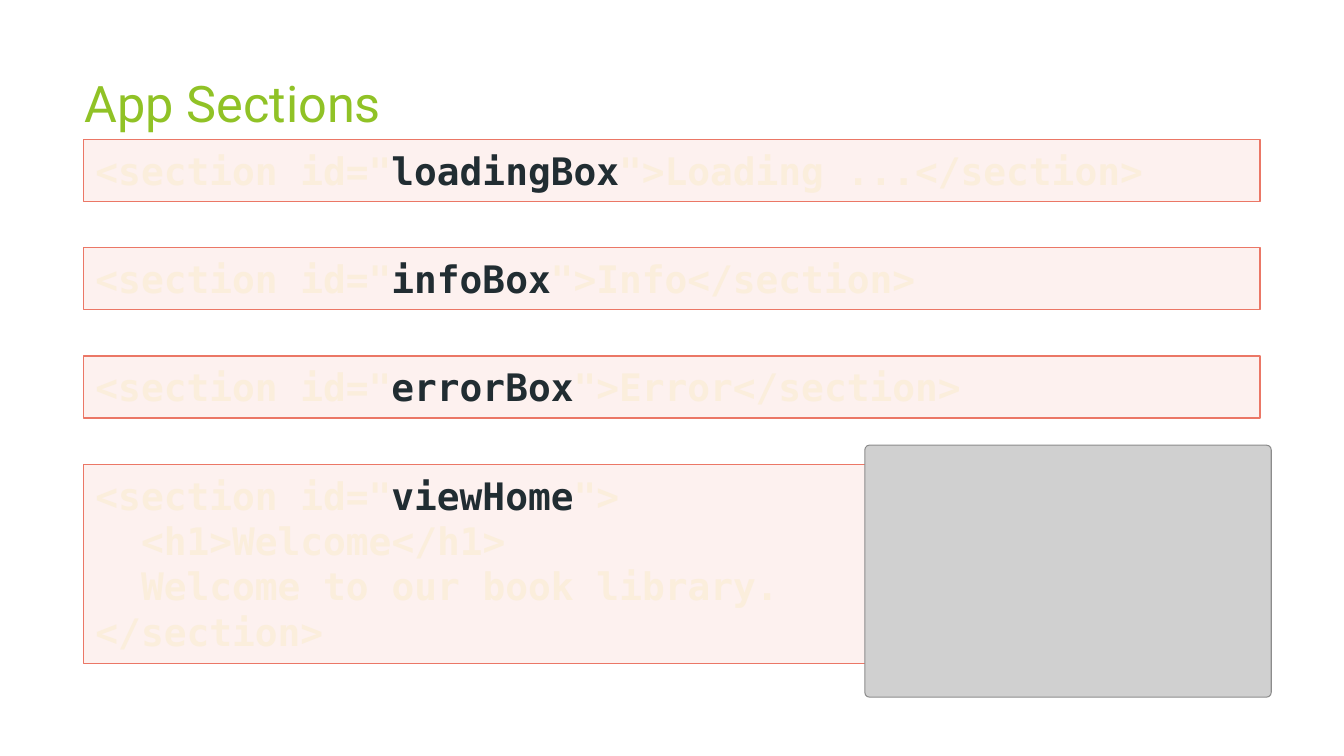
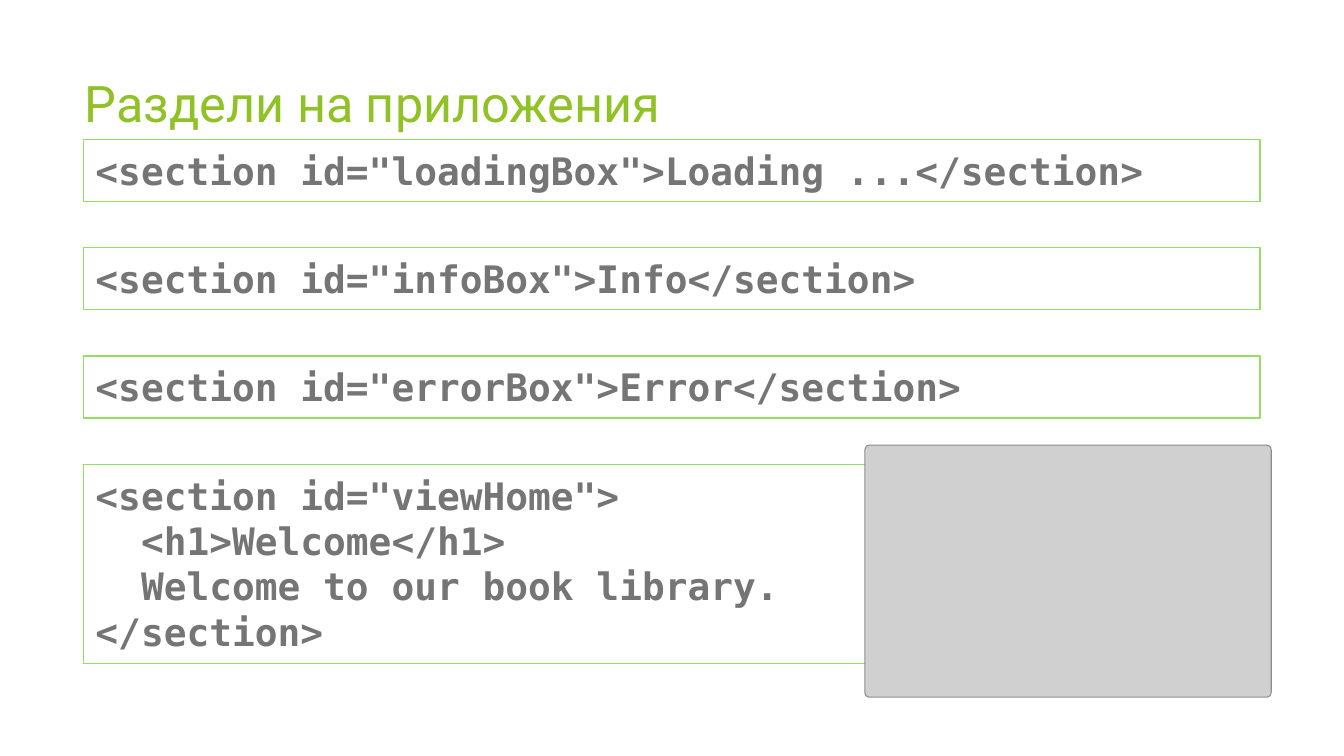
Before and after one commit to profjordanov/hybrid-app-development, a slide deck: slide 27 of 03. Async JS/tasks.pptx. Drawn at 1344x756 pixels with LibreOffice and Linux fonts; fonts in the diff are those of the drawing; grey boxes stand for pictures. Boxes give left, top, right and bottom in pixels: in the first picture for what was removed or moved away, otherwise in the second. Text is boxed around its words. In the diff, an @@ line names an element or a change of style, - is before the commit and + after.

```diff
--- a/03. Async JS/tasks.pptx
+++ b/03. Async JS/tasks.pptx
@@ title at <box>85,86,660,133</box>: text changed @@
-App Sections
+Раздели на приложения
@@ rectangle "<section id="loadingBox">Loading ...</section>" at <box>84,139,1260,201</box>: text colour #FBEEDC to #767676 in "<section id="loadingBox">Loading ...</section>"; text colour #212D32 to #767676 in "id="loadingBox">Loading"; fill #F2A499 at 15% opacity to none; outline #EB7766 1 pt to #94DE61 1 pt @@
@@ rectangle "<section id="infoBox">Info</section>" at <box>84,248,1260,310</box>: text colour #FBEEDC to #767676 in "<section id="infoBox">Info</section>"; text colour #212D32 to #767676 in "id="infoBox">Info</section>"; fill #F2A499 at 15% opacity to none; outline #EB7766 1 pt to #94DE61 1 pt @@
@@ rectangle "<section id="errorBox">Error</section>" at <box>84,356,1260,417</box>: text colour #FBEEDC to #767676 in "<section id="errorBox">Error</section>"; text colour #212D32 to #767676 in "id="errorBox">Error</section>"; fill #F2A499 at 15% opacity to none; outline #EB7766 1 pt to #94DE61 1 pt @@
@@ rectangle "<section id="viewHome">" at <box>84,465,1260,664</box>: text colour #FBEEDC to #767676 in "<section id="viewHome">", "<h1>Welcome</h1>", "Welcome to our book library.", "</section>"; text colour #212D32 to #767676 in "id="viewHome">"; fill #F2A499 at 15% opacity to none; outline #EB7766 1 pt to #94DE61 1 pt @@
```
Also in this commit, not shown: 50 other slides changed, 9 slides added, 13 slides removed, 1 other file.
